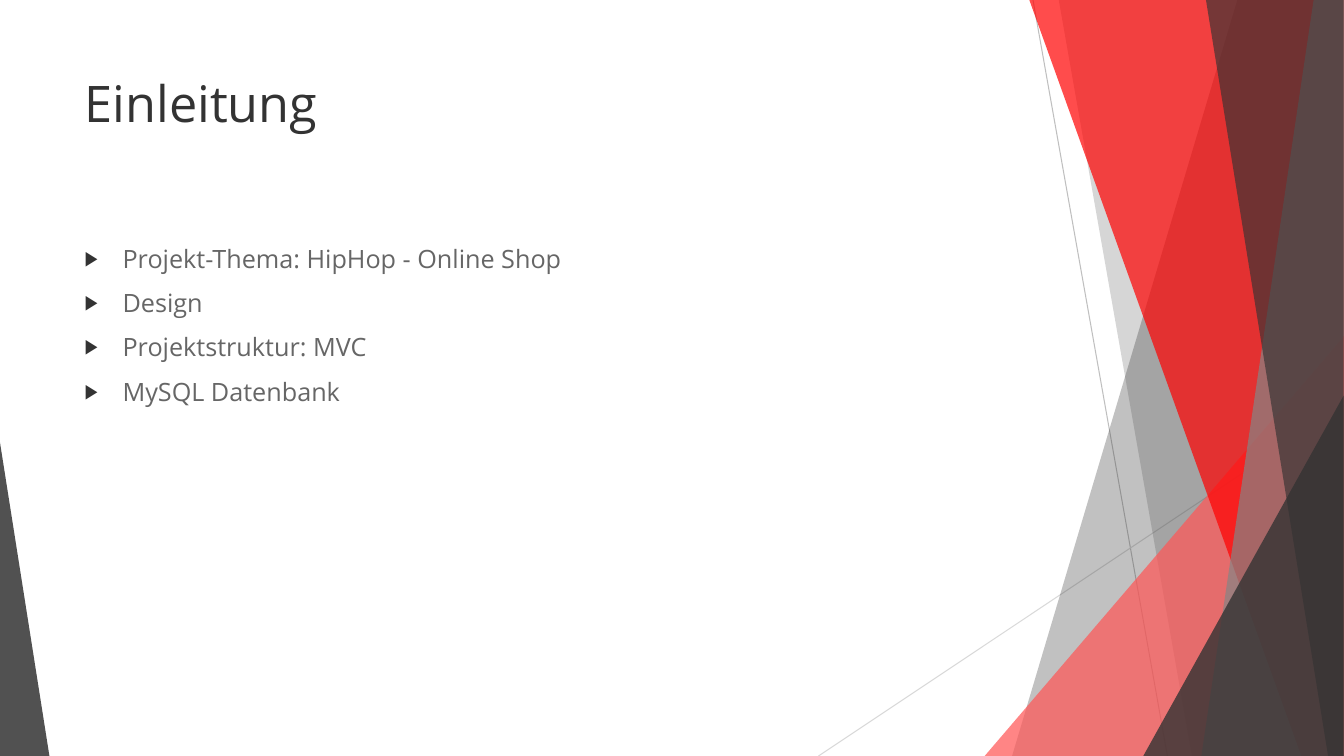
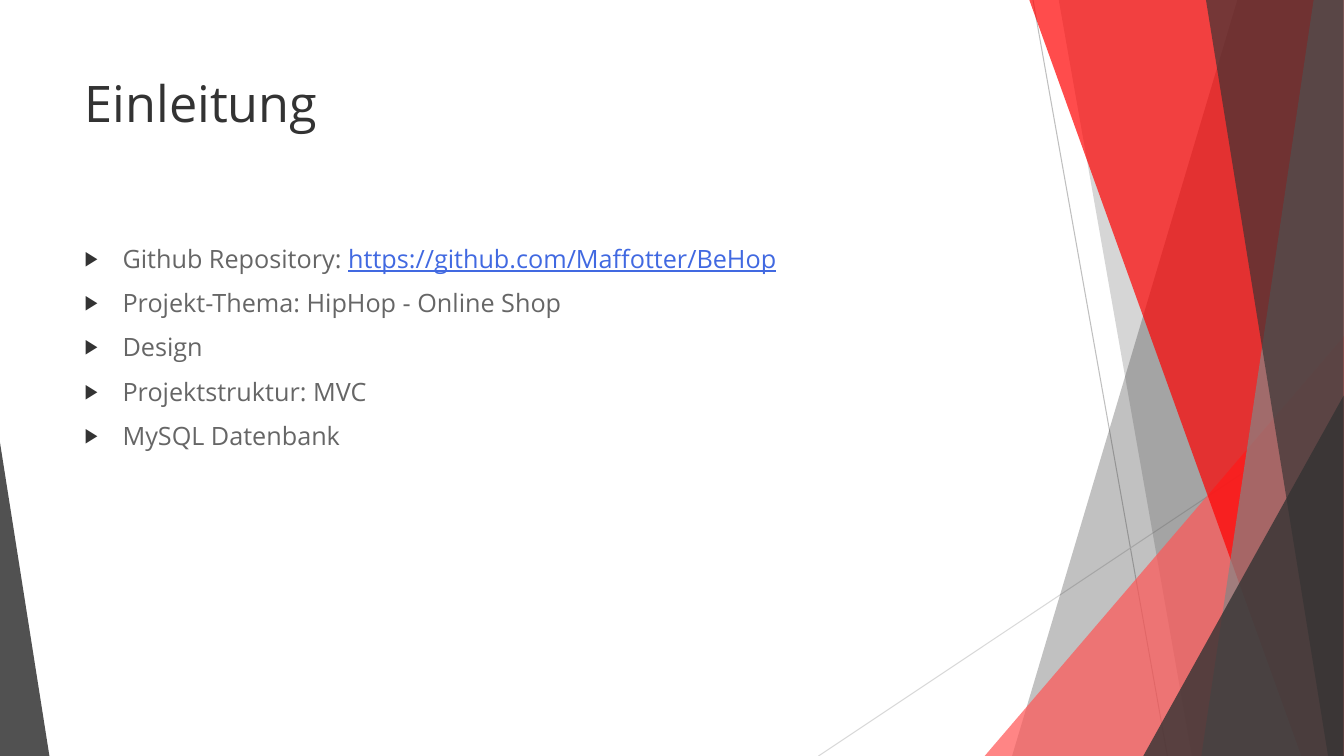
Before and after one commit to GrafGraph/BeHop, a slide deck: slide 3 of Presentation/AbschlusspräsentationBeHop.pptx. Drawn at 1344x756 pixels with LibreOffice and Linux fonts; fonts in the diff are those of the drawing. Boxes give left, top, right and bottom in pixels: in the first picture for what was removed or moved away, otherwise in the second. Text is boxed around its words. In the diff, an @@ line names an element or a change of style, - is before the commit and + after.

Commit message:
updated  presentation ppt

```diff
--- a/Presentation/AbschlusspräsentationBeHop.pptx
+++ b/Presentation/AbschlusspräsentationBeHop.pptx
@@ text at (x1=123, y1=248, x2=776, y2=274): paragraph added @@
+▶ Github Repository: https://github.com/Maffotter/BeHop
```
Also in this commit, not shown: 1 other slide changed.
